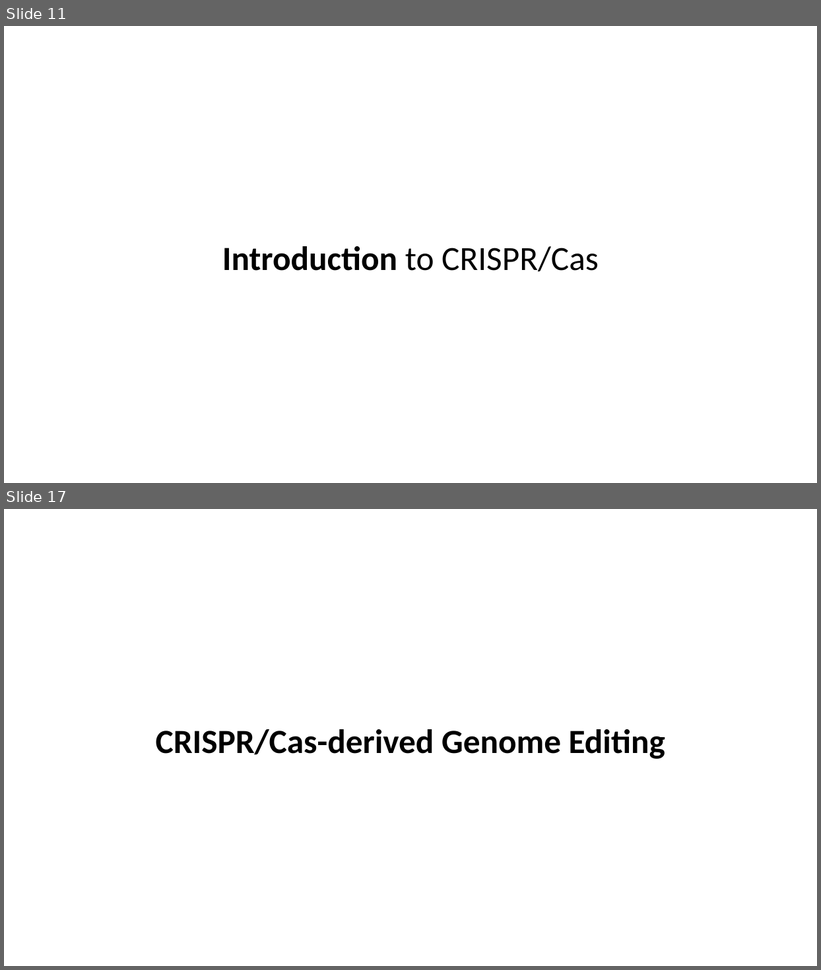
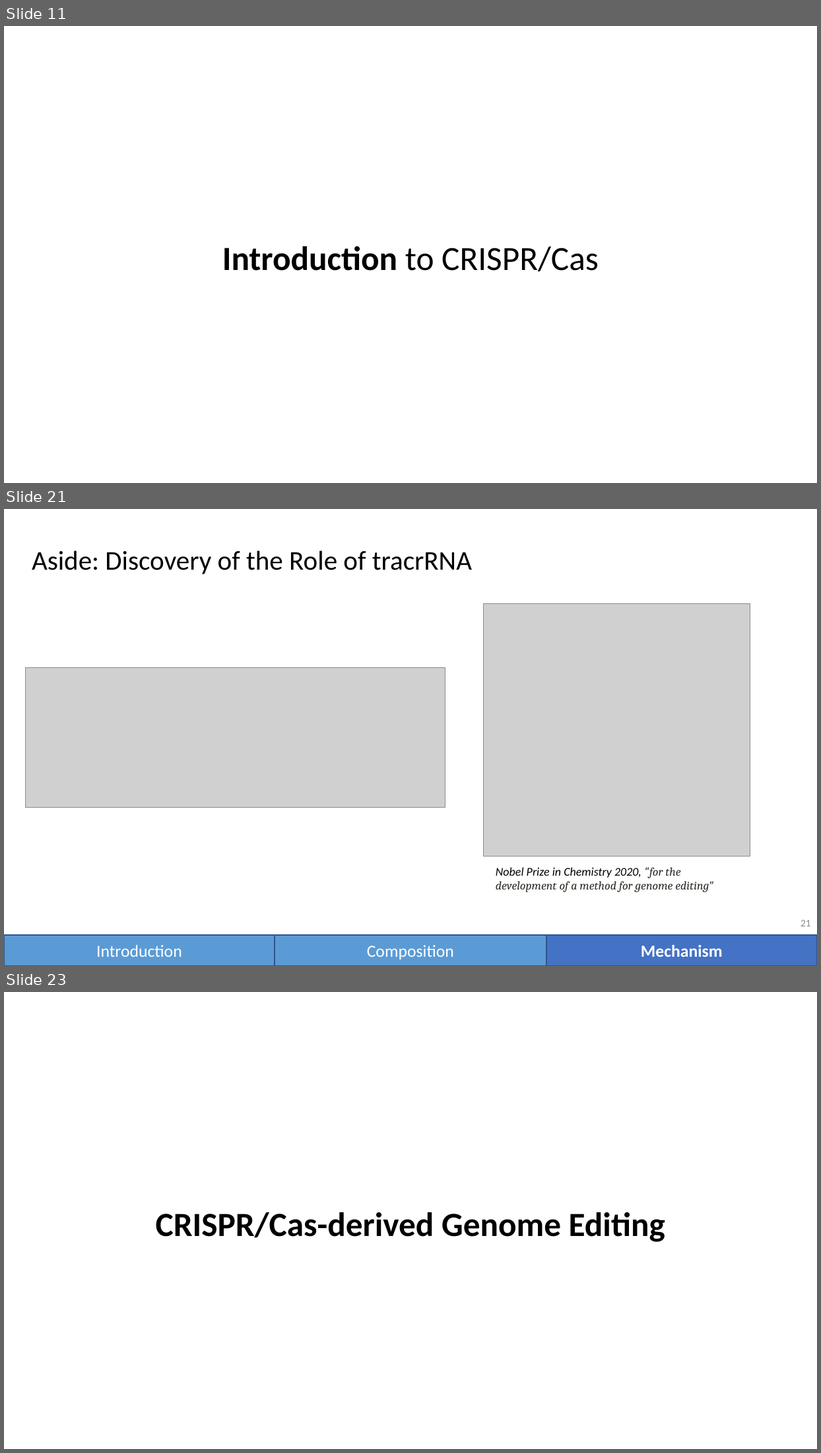
Before and after one commit to vwOvOwv/PKU-Undergraduate-Course, a slide deck: 遗传学(Genetics)/讨论课/Topic-3_遗传学技术/CRISPR-Cas.pptx. Shown one above the other, each under a label of ours: slides 11 and 17 before the commit, slides 11, 21 and 23 after it; the slides between them are not shown. The pictures are 821x970 and 821x1453 pixels, drawn with LibreOffice and Linux fonts; fonts in the diff are those of the drawing; grey boxes stand for pictures. Boxes give left, top, right and bottom in pixels: in the first picture for what was removed or moved away, otherwise in the second. Text is boxed around its words. In the diff, an @@ line names an element or a change of style, - is before the commit and + after.

```diff
--- a/遗传学(Genetics)/讨论课/Topic-3_遗传学技术/CRISPR-Cas.pptx
+++ b/遗传学(Genetics)/讨论课/Topic-3_遗传学技术/CRISPR-Cas.pptx
@@ slide 21 added at bbox=[4, 509, 817, 966], background #FFFFFF @@
@@ text added at bbox=[32, 551, 472, 574], 32 pt, text #000000 @@
+Aside: Discovery of the Role of tracrRNA
@@ picture added at bbox=[484, 603, 750, 857] @@
@@ picture added at bbox=[26, 667, 446, 808] @@
@@ text added at bbox=[496, 867, 714, 892], 14 pt, text #2E2A25, italic @@
+Nobel Prize in Chemistry 2020, “for the development of a method for genome editing”
@@ page number added at bbox=[801, 920, 811, 927], 12 pt, text #8C8C8C @@
+21
@@ rectangle added at bbox=[4, 935, 275, 966], fill #5B9BD5, outline #325491 1 pt, 20 pt, text #FFFFFF @@
+Introduction
@@ rectangle added at bbox=[275, 935, 547, 966], fill #5B9BD5, outline #325491 1 pt, 20 pt, text #FFFFFF @@
+Composition
@@ rectangle added at bbox=[547, 935, 817, 966], fill #4472C4, outline #325491 1 pt, 20 pt, text #FFFFFF, bold @@
+Mechanism
@@ what was slide 17 is now slide 23 @@
```
Also in this commit, not shown: 12 slides changed, 8 other slides added, 2 slides removed, 19 other files.
